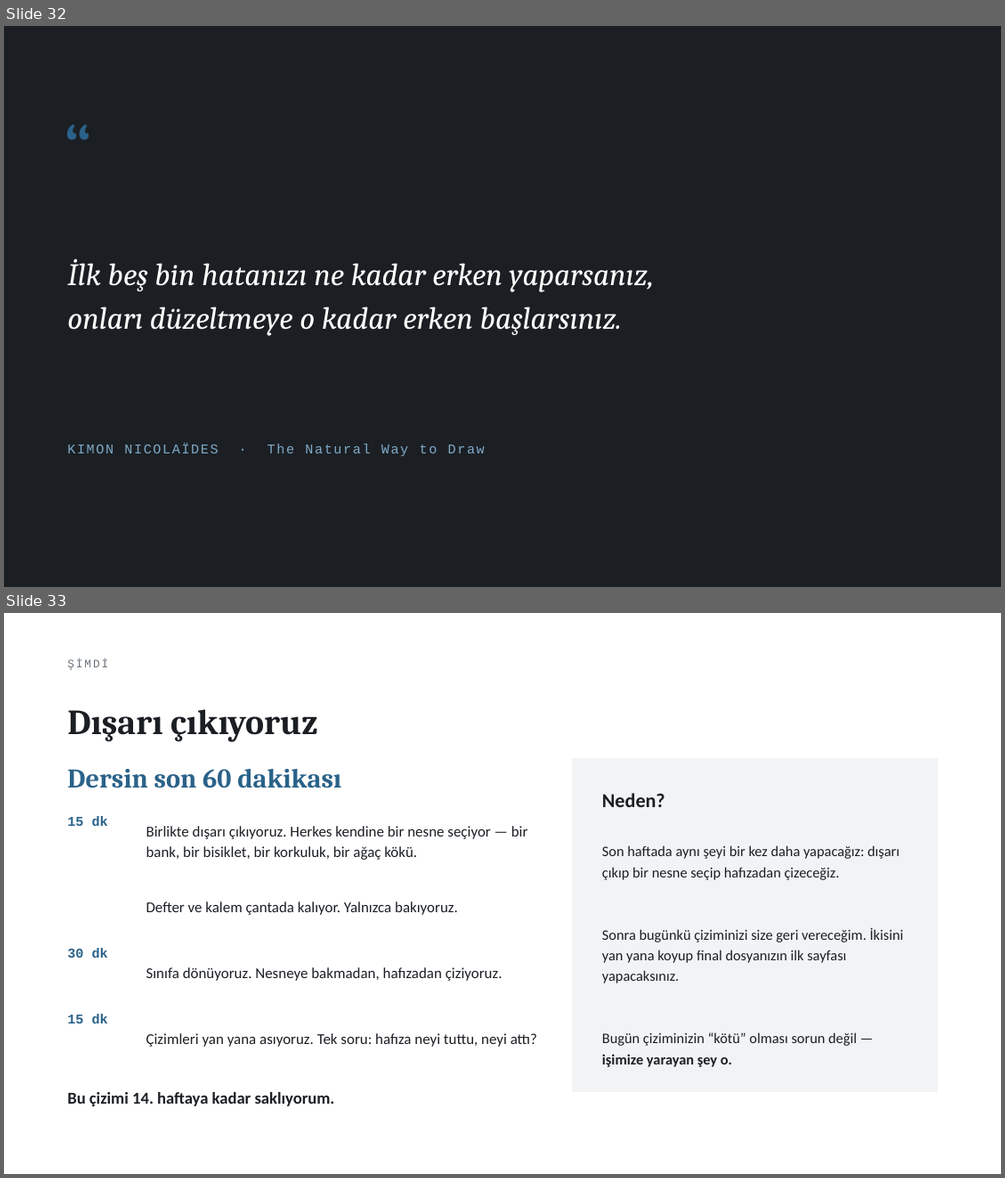
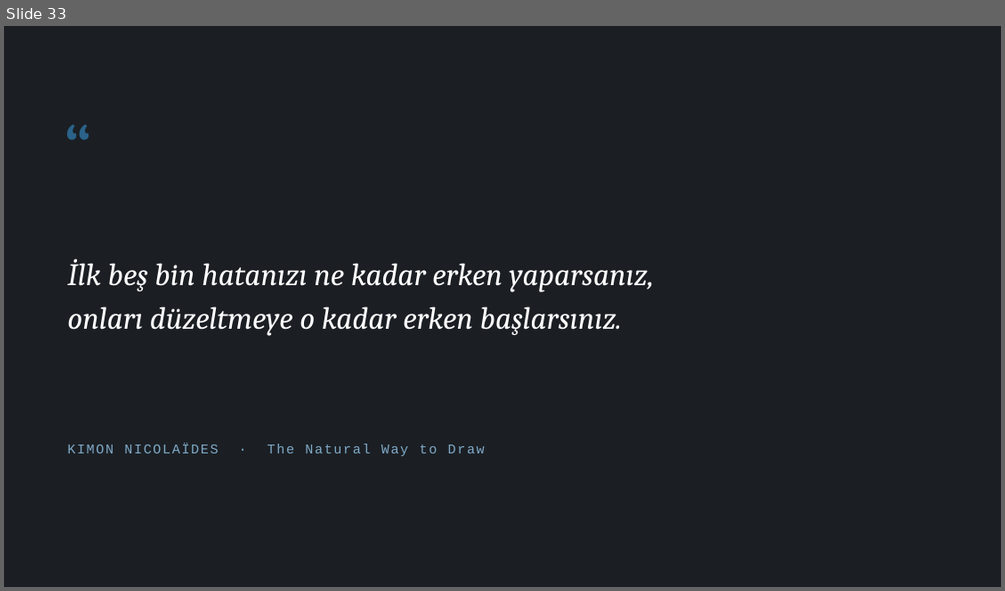
Before and after one commit to bunal91/sanat-ve-mekan, a slide deck: ders/serbest-cizim-teknikleri/02-1hafta-sunum.pptx. Shown one above the other, each under a label of ours: slides 32 and 33 before the commit, slide 33 after it. The pictures are 1005x1178 and 1005x591 pixels, drawn with LibreOffice and Linux fonts; fonts in the diff are those of the drawing. Boxes give left, top, right and bottom in pixels: in the first picture for what was removed or moved away, otherwise in the second. Text is boxed around its words. In the diff, an @@ line names an element or a change of style, - is before the commit and + after.

```diff
--- a/ders/serbest-cizim-teknikleri/02-1hafta-sunum.pptx
+++ b/ders/serbest-cizim-teknikleri/02-1hafta-sunum.pptx
@@ slide 33 removed at (x1=4, y1=613, x2=1001, y2=1174), background #FFFFFF @@
@@ text removed at (x1=67, y1=659, x2=108, y2=670) @@
-ŞİMDİ
@@ text removed at (x1=67, y1=709, x2=318, y2=742) @@
-Dışarı çıkıyoruz
@@ text removed at (x1=67, y1=769, x2=341, y2=788) @@
-Dersin son 60 dakikası
@@ rectangle removed at (x1=573, y1=759, x2=938, y2=1092) @@
@@ text removed at (x1=602, y1=793, x2=665, y2=807) @@
-Neden?
@@ text removed at (x1=67, y1=816, x2=108, y2=826) @@
-15 dk
@@ text removed at (x1=146, y1=826, x2=528, y2=860) @@
-Birlikte dışarı çıkıyoruz. Herkes kendine bir nesne seçiyor — bir bank, bir bisiklet, bir korkuluk, bir ağaç kökü.
@@ text removed at (x1=602, y1=845, x2=904, y2=1067) @@
-Son haftada aynı şeyi bir kez daha yapacağız: dışarı çıkıp bir nesne seçip hafızadan çizeceğiz.
-Sonra bugünkü çiziminizi size geri vereceğim. İkisini yan yana koyup final dosyanızın ilk sayfası yapacaksınız.
-Bugün çiziminizin “kötü” olması sorun değil — işimize yarayan şey o.
@@ text removed at (x1=146, y1=901, x2=458, y2=915) @@
-Defter ve kalem çantada kalıyor. Yalnızca bakıyoruz.
@@ text removed at (x1=67, y1=948, x2=108, y2=957) @@
-30 dk
@@ text removed at (x1=146, y1=967, x2=502, y2=981) @@
-Sınıfa dönüyoruz. Nesneye bakmadan, hafızadan çiziyoruz.
@@ text removed at (x1=67, y1=1013, x2=108, y2=1023) @@
-15 dk
@@ text removed at (x1=146, y1=1033, x2=537, y2=1046) @@
-Çizimleri yan yana asıyoruz. Tek soru: hafıza neyi tuttu, neyi attı?
@@ text removed at (x1=67, y1=1092, x2=335, y2=1106) @@
-Bu çizimi 14. haftaya kadar saklıyorum.
@@ what was slide 32 is now slide 33 @@
```
Also in this commit, not shown: 13 slides changed, 5 slides added, 3 other slides removed, 2 other files.
